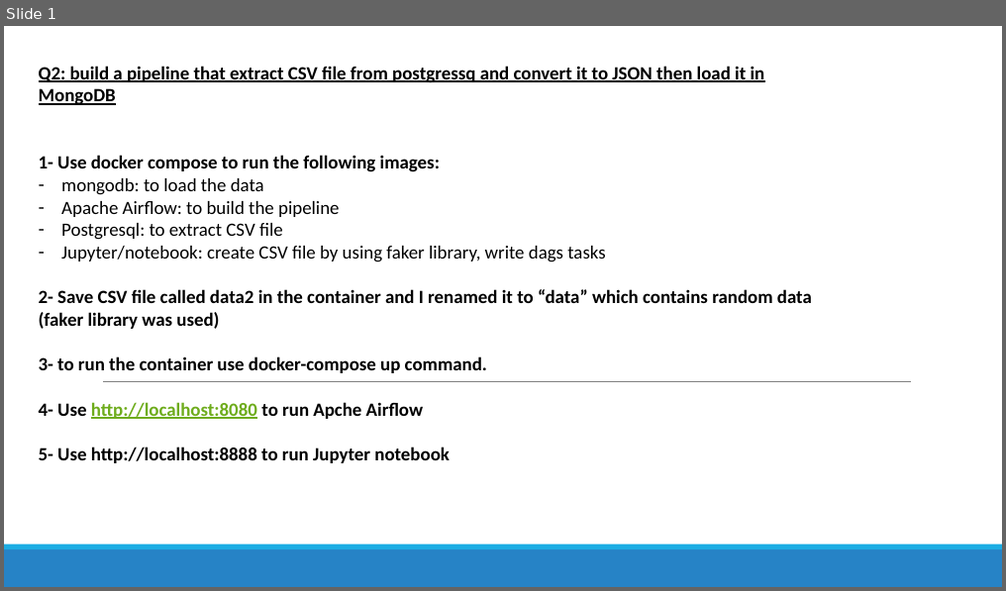
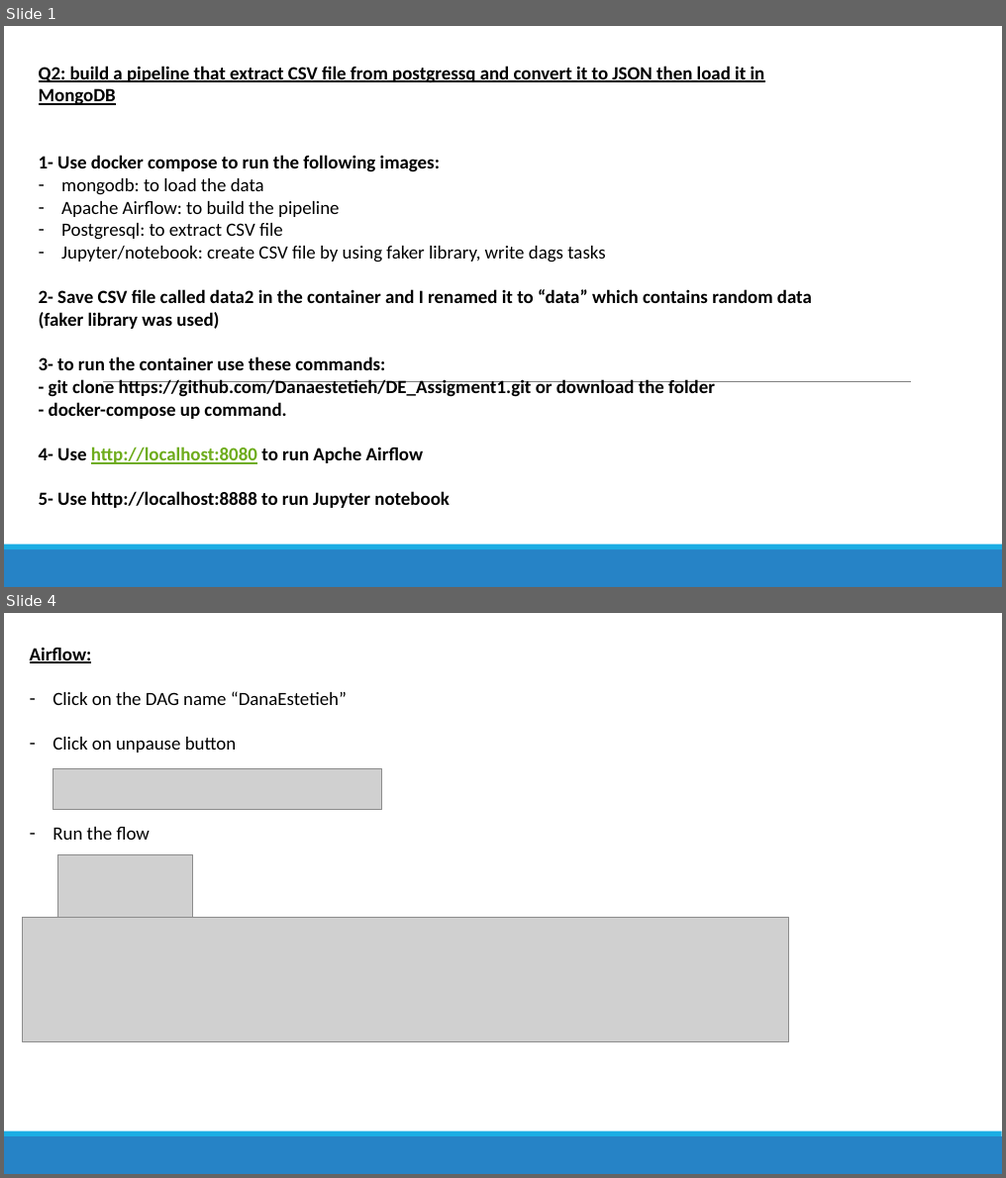
Before and after one commit to Danaestetieh/DE_Assigment1, a slide deck: Assignment 1 - Q2 Dana Estetieh.pptx. Shown one above the other, each under a label of ours: slide 1 before the commit, slides 1 and 4 after it; the slides between them are not shown. The pictures are 1006x591 and 1006x1178 pixels, drawn with LibreOffice and Linux fonts; fonts in the diff are those of the drawing; grey boxes stand for pictures. Boxes give left, top, right and bottom in pixels: in the first picture for what was removed or moved away, otherwise in the second. Text is boxed around its words. In the diff, an @@ line names an element or a change of style, - is before the commit and + after.

```diff
--- a/Assignment 1 - Q2 Dana Estetieh.pptx
+++ b/Assignment 1 - Q2 Dana Estetieh.pptx
@@ slide 4 added at (4,613,1002,1174), background #FFFFFF; not listed: 2 template elements that a slide beside it also shows @@
@@ text added at (30,647,347,840), 18 pt, text #000000 @@
+Airflow:
+– Click on the DAG name “DanaEstetieh”
+– Click on unpause button
+– Run the flow
@@ picture added at (53,768,382,810) @@
@@ picture added at (57,855,193,918) @@
@@ picture added at (22,918,788,1043) @@
@@ slide 1 changed as well @@
@@ text at (39,357,715,419): text changed @@
-3- to run the container use docker-compose up command.
+3- to run the container use these commands:
+- git clone https://github.com/Danaestetieh/DE_Assigment1.git or download the folder
+- docker-compose up command.
```
Also in this commit, not shown: 1 other slide changed, 2 other slides added, 1 slide removed.
